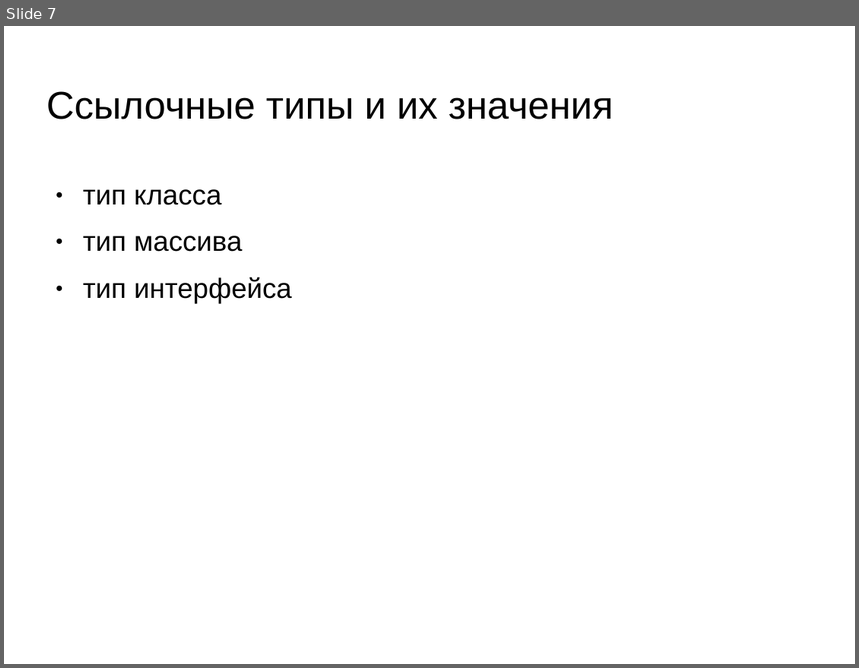
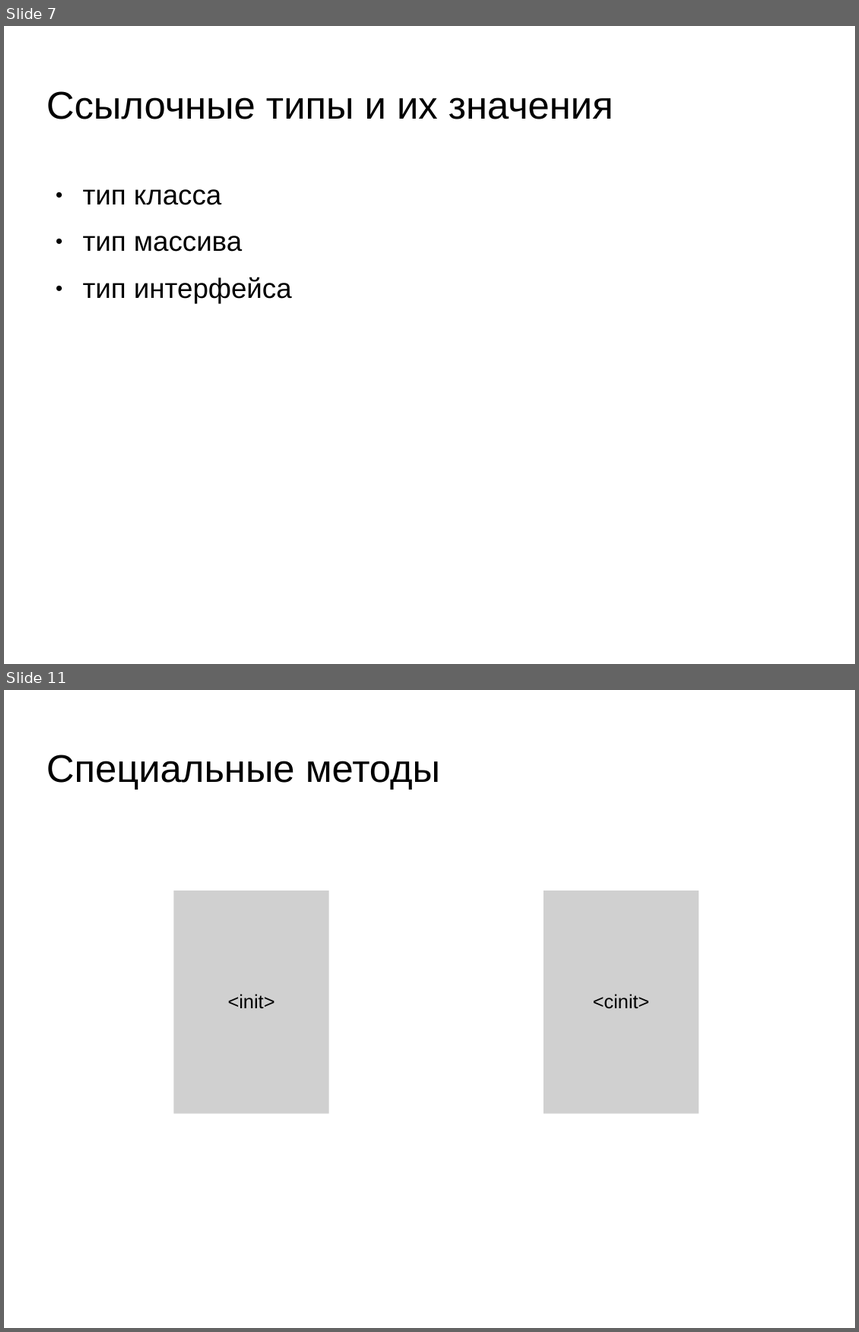
Before and after one commit to oleksiy-sayankin/javacogito, a slide deck: JVMSpec/presentation-jvm7.ppt. Shown one above the other, each under a label of ours: slide 7 before the commit, slides 7 and 11 after it; the slides between them are not shown. The pictures are 859x668 and 859x1332 pixels, drawn with LibreOffice and Linux fonts; fonts in the diff are those of the drawing; grey boxes stand for pictures; background and template pictures are left out. Boxes give left, top, right and bottom in pixels: in the first picture for what was removed or moved away, otherwise in the second. Text is boxed around its words. In the diff, an @@ line names an element or a change of style, - is before the commit and + after.

```diff
--- a/JVMSpec/presentation-jvm7.ppt
+++ b/JVMSpec/presentation-jvm7.ppt
@@ slide 11 added at (4, 690, 855, 1328), background picture (left out) @@
@@ title added at (47, 755, 440, 790), 36 pt, text #000000 @@
+Специальные методы
@@ picture added at (174, 891, 329, 1114), 18 pt, text #000000 @@
+<init>
@@ picture added at (544, 891, 699, 1114), 18 pt, text #000000 @@
+<cinit>
```
Also in this commit, not shown: 7 other slides added.
